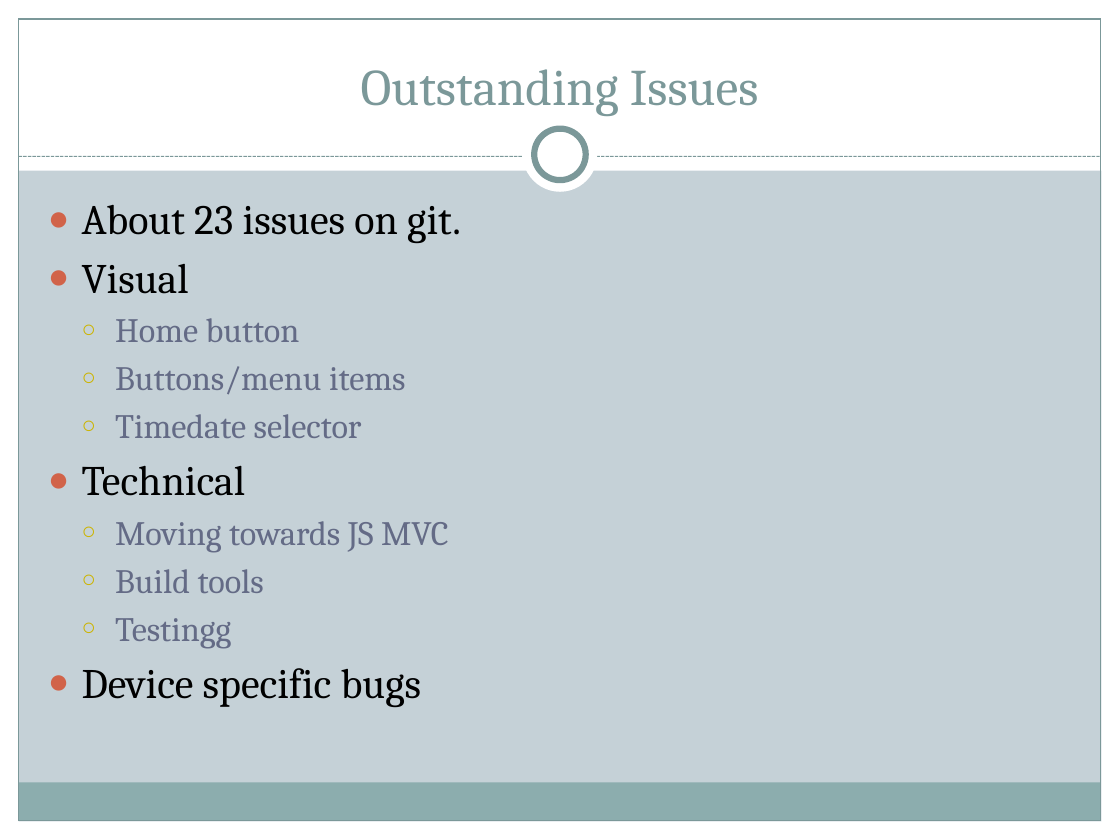
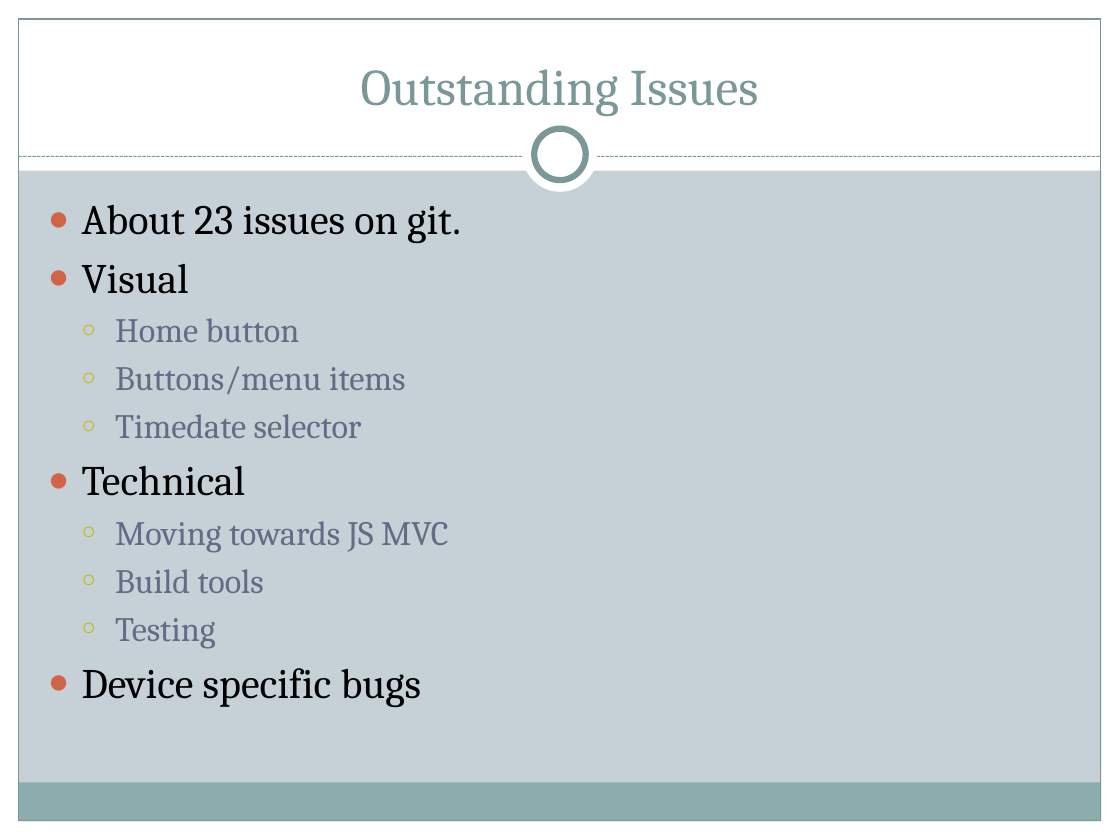
Before and after one commit to vpham21/ohmage-beta3, a slide deck: slide 4 of doc/Presentations/Progress Report.pptx (slide 3 before the commit). Drawn at 1120x840 pixels with LibreOffice and Linux fonts; fonts in the diff are those of the drawing. Boxes give left, top, right and bottom in pixels: in the first picture for what was removed or moved away, otherwise in the second. Text is boxed around its words. In the diff, an @@ line names an element or a change of style, - is before the commit and + after.

```diff
--- a/doc/Presentations/Progress Report.pptx
+++ b/doc/Presentations/Progress Report.pptx
@@ text at bbox=[115, 618, 215, 648]: text changed @@
-  ○ Testingg
+  ○ Testing
```
Also in this commit, not shown: 4 other slides changed, 2 slides added.
